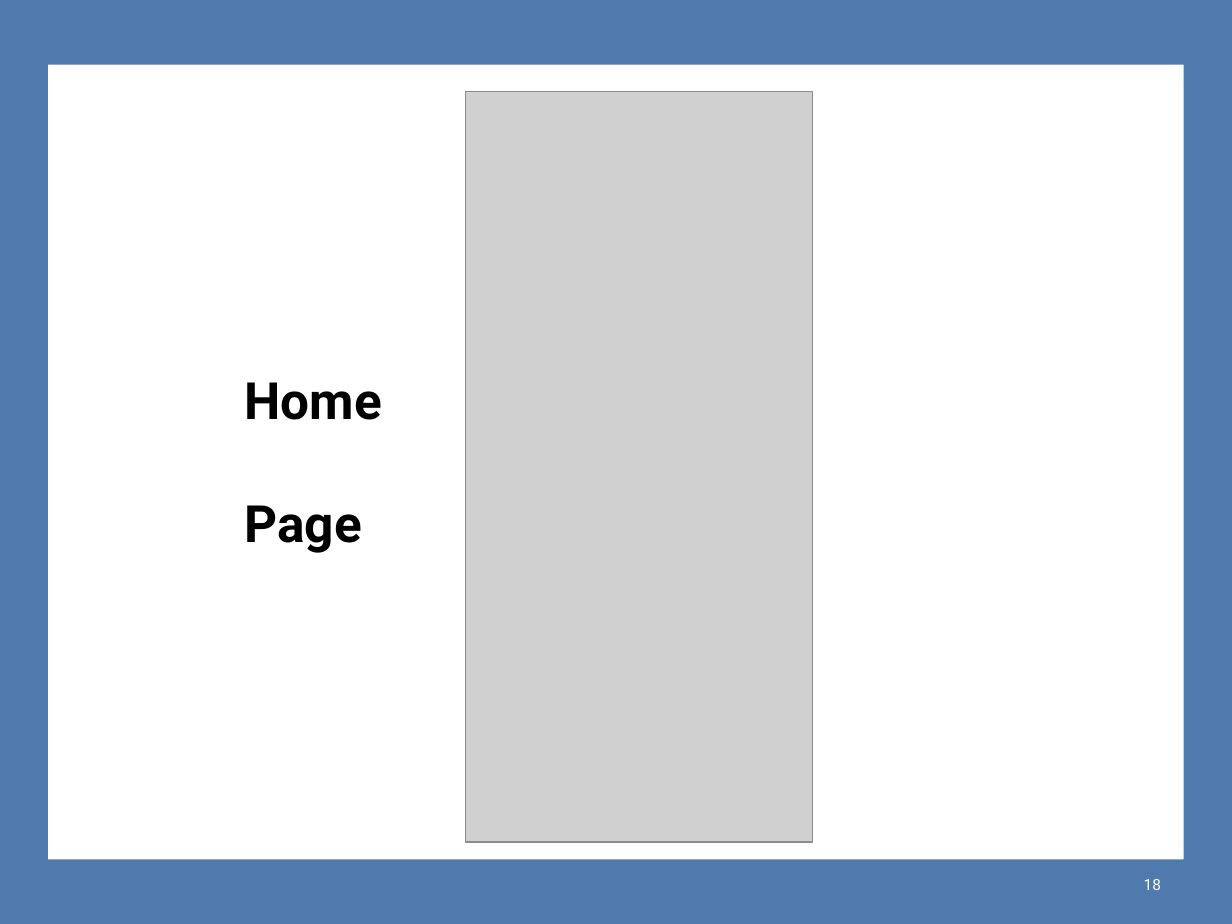
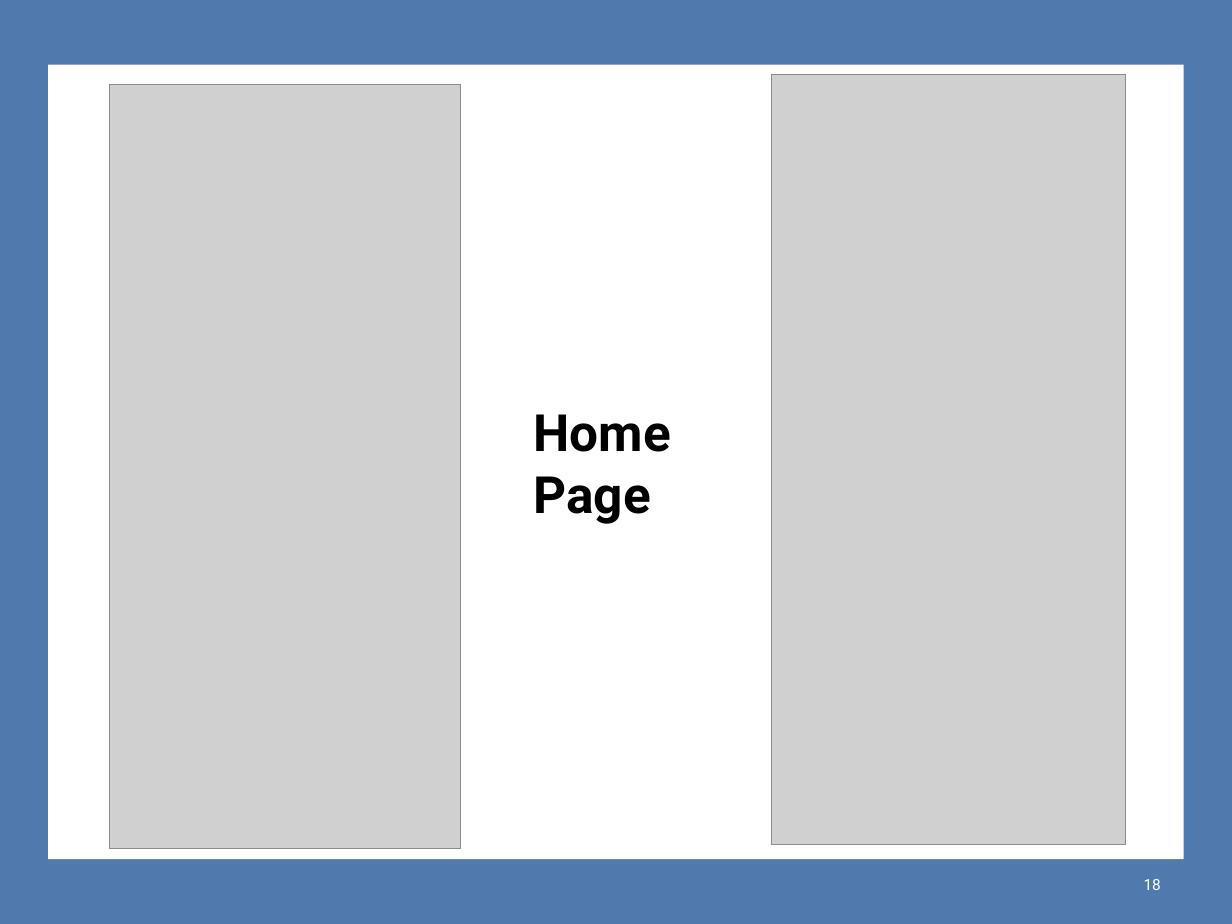
Before and after one commit to lukskoki/Racunko, a slide deck: slide 18 of Dokumentacija/PROINZ_TG11.4_Racunko.pptx. Drawn at 1232x924 pixels with LibreOffice and Linux fonts; fonts in the diff are those of the drawing; grey boxes stand for pictures; background and template pictures are left out. Boxes give left, top, right and bottom in pixels: in the first picture for what was removed or moved away, otherwise in the second. Text is boxed around its words. In the diff, an @@ line names an element or a change of style, - is before the commit and + after.

Commit message:
Promjenio slike za grupu i za home tab,

```diff
--- a/Dokumentacija/PROINZ_TG11.4_Racunko.pptx
+++ b/Dokumentacija/PROINZ_TG11.4_Racunko.pptx
@@ picture added at <box>110,85,461,849</box> @@
@@ rectangle added at <box>429,62,803,74</box>, fill #1CADE4 @@
@@ picture added at <box>771,74,1126,844</box> @@
@@ rectangle added at <box>813,62,1188,75</box>, fill #969FA7 @@
@@ picture removed at <box>466,91,813,841</box> @@
@@ text "Home Page" rewrapped from <box>244,382,381,553</box> to <box>533,414,670,524</box> @@
```
Also in this commit, not shown: 14 other slides changed.
